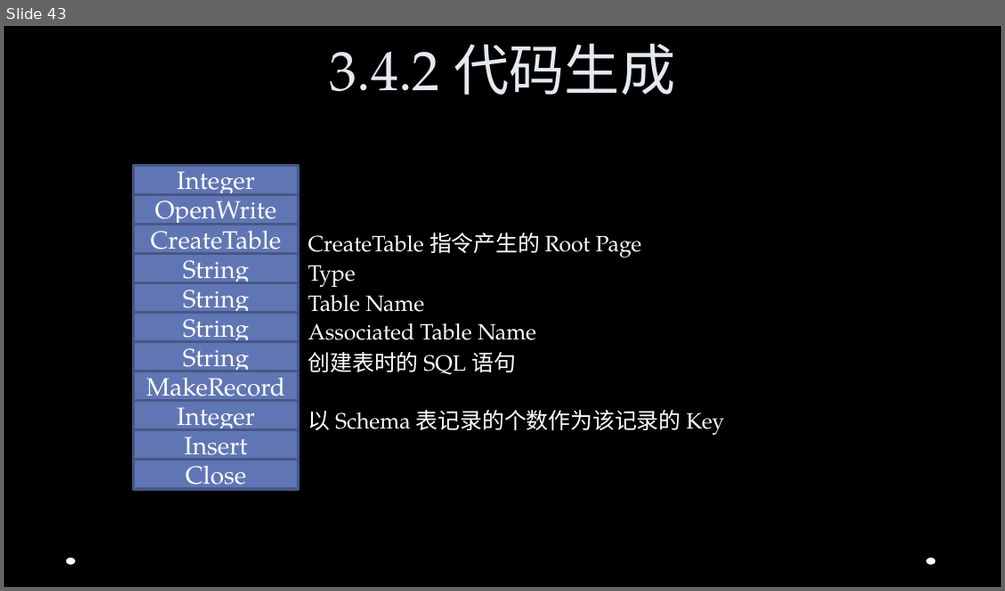
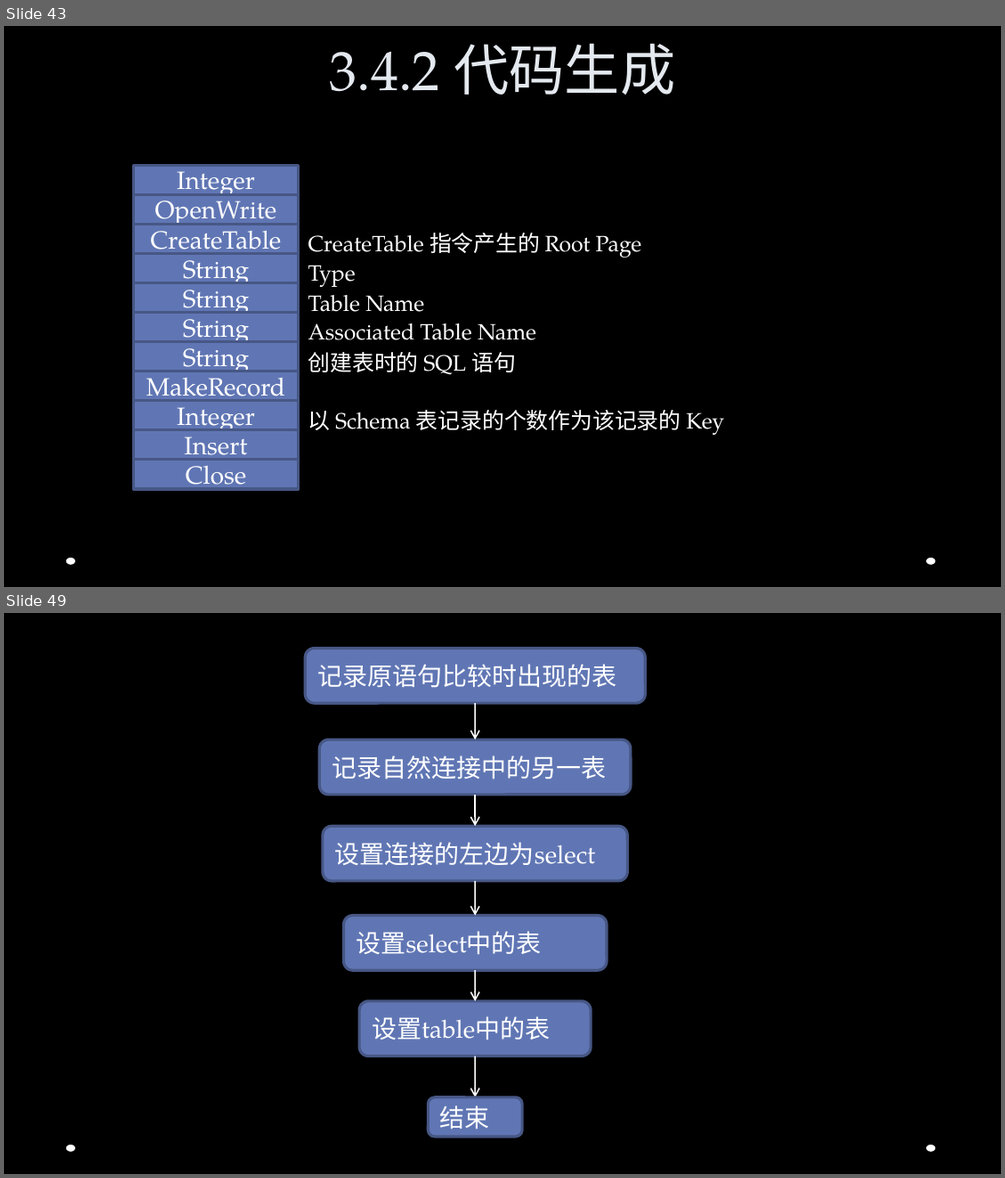
Before and after one commit to Jusot/chidb, a slide deck: documents/slides/ppt.pptx. Shown one above the other, each under a label of ours: slide 43 before the commit, slides 43 and 49 after it; the slides between them are not shown. The pictures are 1005x591 and 1005x1178 pixels, drawn with LibreOffice and Linux fonts; fonts in the diff are those of the drawing; background and template pictures are left out. Boxes give left, top, right and bottom in pixels: in the first picture for what was removed or moved away, otherwise in the second. Text is boxed around its words. In the diff, an @@ line names an element or a change of style, - is before the commit and + after.

```diff
--- a/documents/slides/ppt.pptx
+++ b/documents/slides/ppt.pptx
@@ slide 49 added at (4,613,1001,1174), background picture (left out); not listed: 2 template elements that a slide beside it also shows @@
@@ rounded rectangle added at (305,648,645,703), fill #6076B4, outline #475785 2 pt, 18 pt, text #FFFFFF @@
+记录原语句比较时出现的表
@@ arrow added from (476, 703) to (475, 739), #FFFFFF 1 pt @@
@@ rounded rectangle added at (319,739,630,795), fill #6076B4, outline #475785 2 pt, 18 pt, text #FFFFFF @@
+记录自然连接中的另一表
@@ arrow added from (475, 795) to (475, 827), #FFFFFF 1 pt @@
@@ rounded rectangle added at (323,827,628,881), fill #6076B4, outline #475785 2 pt, 18 pt, text #FFFFFF @@
+设置连接的左边为select
@@ arrow added from (475, 881) to (476, 915), #FFFFFF 1 pt @@
@@ rounded rectangle added at (344,915,607,970), fill #6076B4, outline #475785 2 pt, 18 pt, text #FFFFFF @@
+设置select中的表
@@ arrow added from (476, 970) to (475, 1001), #FFFFFF 1 pt @@
@@ rounded rectangle added at (359,1001,591,1055), fill #6076B4, outline #475785 2 pt, 18 pt, text #FFFFFF @@
+设置table中的表
@@ arrow added from (475, 1055) to (476, 1097), #FFFFFF 1 pt @@
@@ rounded rectangle added at (428,1097,521,1136), fill #6076B4, outline #475785 2 pt, 18 pt, text #FFFFFF @@
+结束
```
Also in this commit, not shown: 6 other slides added.
